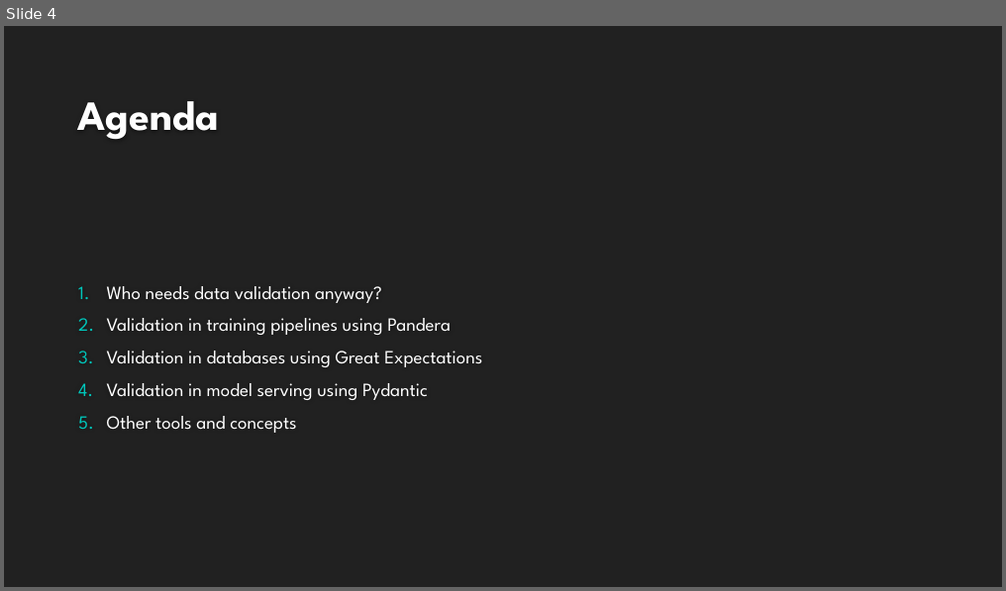
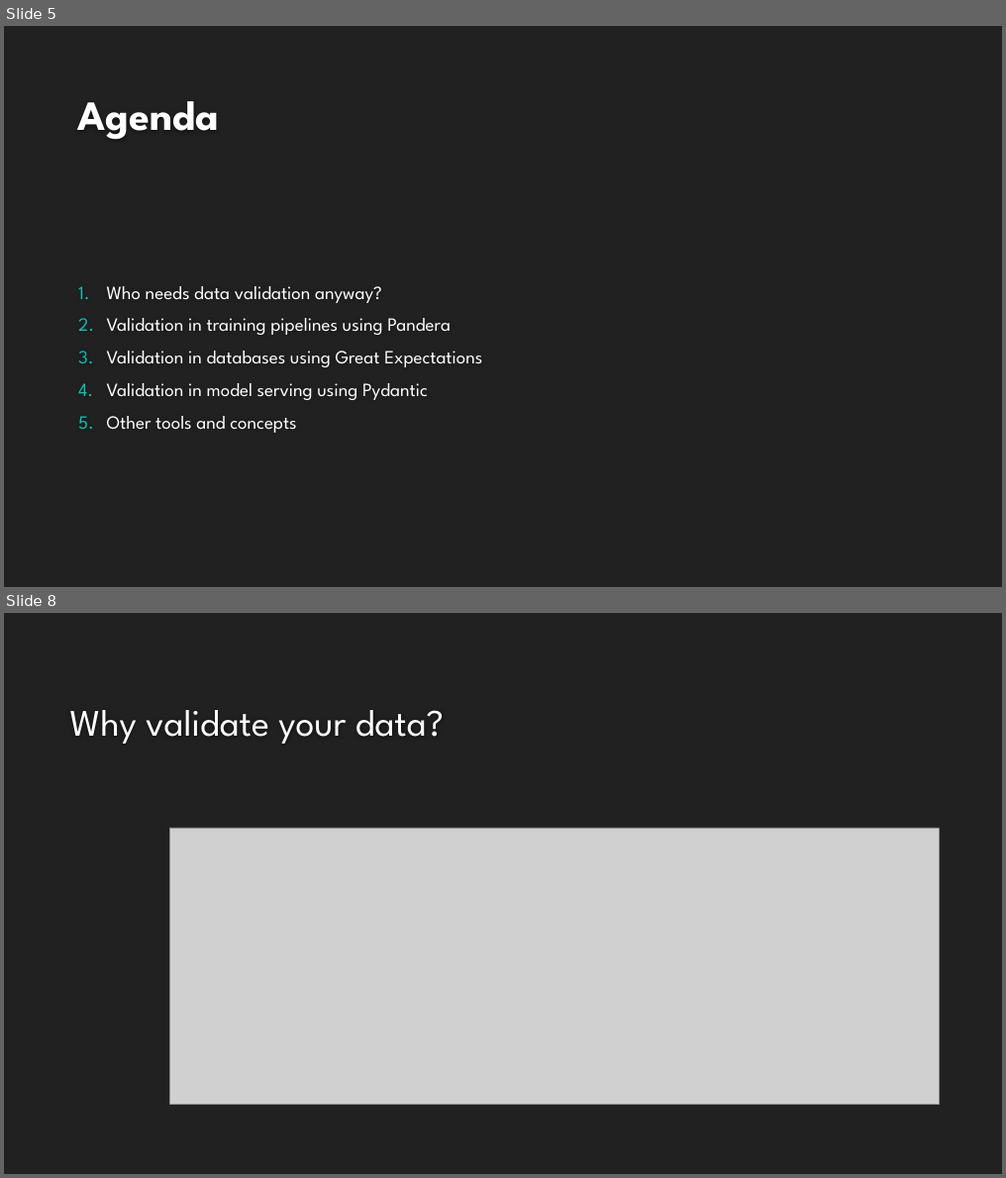
Before and after one commit to NatanMish/data_validation, a slide deck: Data Validation for Data Science.pptx. Shown one above the other, each under a label of ours: slide 4 before the commit, slides 5 and 8 after it; the slides between them are not shown. The pictures are 1006x591 and 1006x1178 pixels, drawn with LibreOffice and Linux fonts; fonts in the diff are those of the drawing; grey boxes stand for pictures; background and template pictures are left out. Boxes give left, top, right and bottom in pixels: in the first picture for what was removed or moved away, otherwise in the second. Text is boxed around its words. In the diff, an @@ line names an element or a change of style, - is before the commit and + after.

```diff
--- a/Data Validation for Data Science.pptx
+++ b/Data Validation for Data Science.pptx
@@ slide 8 added at bbox=[4, 613, 1002, 1174], background #212121 @@
@@ title added at bbox=[70, 710, 444, 744], 36 pt, text #FEFEFE @@
+Why validate your data?
@@ picture added at bbox=[169, 828, 939, 1104] @@
@@ what was slide 4 is now slide 5 @@
```
Also in this commit, not shown: 2 slides changed, 3 other slides added, 2 slides removed, 1 other file.
